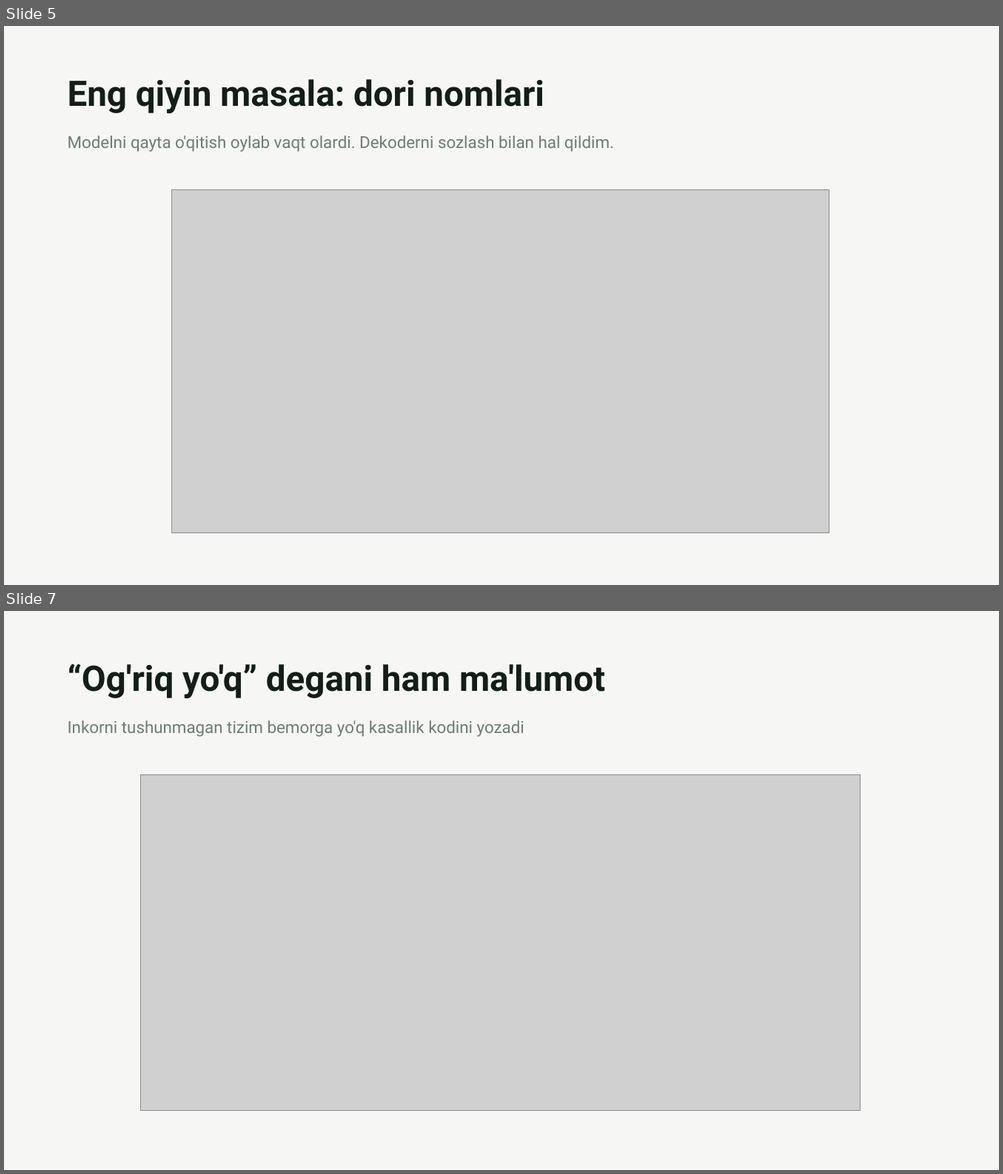
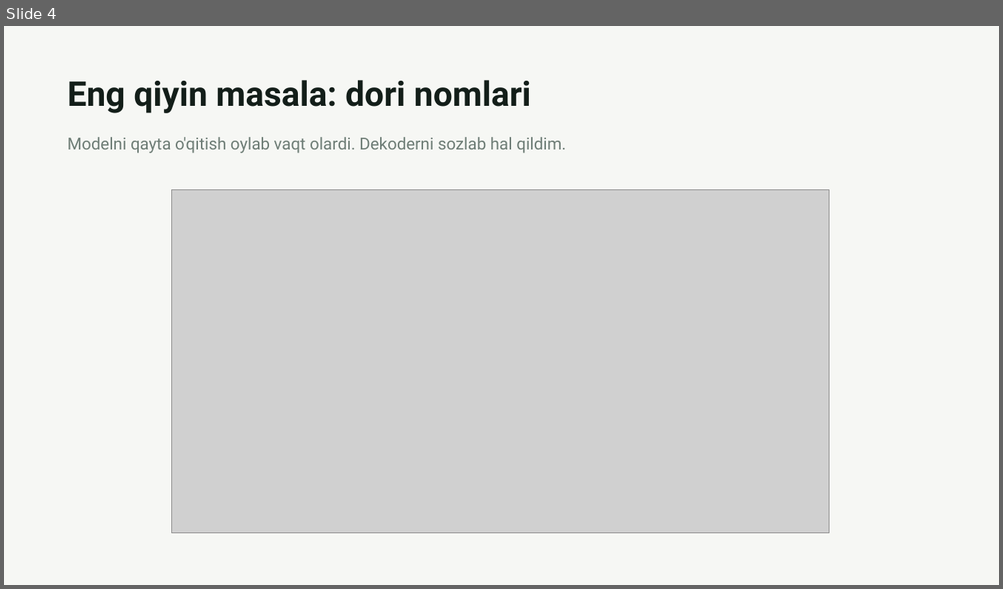
Before and after one commit to VohidovTohirjon/voice-to-text-openemr, a slide deck: docs/OpenEMR-ovozli-yozuv.pptx. Shown one above the other, each under a label of ours: slides 5 and 7 before the commit, slide 4 after it; the slides between them are not shown. The pictures are 1003x1174 and 1003x589 pixels, drawn with LibreOffice and Linux fonts; fonts in the diff are those of the drawing; grey boxes stand for pictures. Boxes give left, top, right and bottom in pixels: in the first picture for what was removed or moved away, otherwise in the second. Text is boxed around its words. In the diff, an @@ line names an element or a change of style, - is before the commit and + after.

```diff
--- a/docs/OpenEMR-ovozli-yozuv.pptx
+++ b/docs/OpenEMR-ovozli-yozuv.pptx
@@ slide 7 removed at [4, 611, 999, 1170], background #FFFFFF @@
@@ rectangle removed at [4, 611, 999, 1170] @@
@@ text removed at [68, 664, 605, 698] @@
-“Og'riq yo'q” degani ham ma'lumot
@@ text removed at [68, 721, 524, 737] @@
-Inkorni tushunmagan tizim bemorga yo'q kasallik kodini yozadi
@@ picture removed at [141, 775, 859, 1111] @@
@@ what was slide 5 is now slide 4 @@
@@ slide 4 changed as well @@
@@ text "Eng qiyin masala: dori nomlari" at [68, 80, 531, 113]: size 34 to 33 pt; more space between paragraphs @@
@@ text at [68, 137, 566, 153]: text changed @@
-Modelni qayta o'qitish oylab vaqt olardi. Dekoderni sozlash bilan hal qildim.
+Modelni qayta o'qitish oylab vaqt olardi. Dekoderni sozlab hal qildim.
```
Also in this commit, not shown: 4 other slides changed, 1 slide added, 4 other slides removed.
